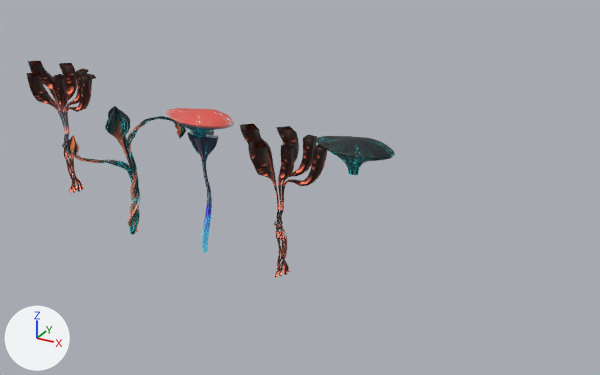
Renders of the Blender file blender/mushroom01.blend from each side of a commit.
Both versions are drawn from a 50 mm camera at (6.35, -10.92, 7.15) aimed at (0.17, 0.32, 1.53). Every picture has the same lights, and +X, +Y and +Z are marked at lower left.

The scene before the commit, as lines of its bpy script (objects in view):
```python
ob_beziercircle = bpy.data.objects.new('BezierCircle', cu_beziercircle)
ob_beziercircle.location = (0.0, 0.0, 0.0)
ob_beziercircle.scale = (0.314, 0.314, 0.314)
ob_beziercircle_001 = bpy.data.objects.new('BezierCircle.001', cu_beziercircle_001)
ob_beziercircle_001.location = (1.137, 0.0, 0.0)
ob_beziercircle_001.scale = (0.314, 0.314, 0.314)
ob_beziercurve = bpy.data.objects.new('BezierCurve', cu_beziercurve)
ob_beziercurve.location = (0.0, 0.0, 0.0)
ob_beziercurve_001 = bpy.data.objects.new('BezierCurve.001', cu_beziercurve_001)
ob_beziercurve_001.location = (0.452, 0.0, 0.0)
ob_beziercurve_001.rotation_euler = (1.571, 1.571, 0.0)  # degrees (90, 90, 0)
ob_beziercurve_001.scale = (0.829, 0.829, 0.829)
ob_beziercurve_002 = bpy.data.objects.new('BezierCurve.002', cu_beziercurve_002)
ob_beziercurve_002.location = (1.32, -0.03, 0.75)
ob_beziercurve_002.scale = (0.684, 0.684, 0.684)
ob_mushroom01 = bpy.data.objects.new('mushroom01', me_beziercurve)
ob_mushroom01.location = (-1.61, 0.0, 0.0)
ob_mushroom02 = bpy.data.objects.new('mushroom02', me_beziercurve_001)
ob_mushroom02.location = (-3.25, 0.0, 0.0)
# also in view: 'mushroom03' at (-4.97, 0.17, 1.59)
```
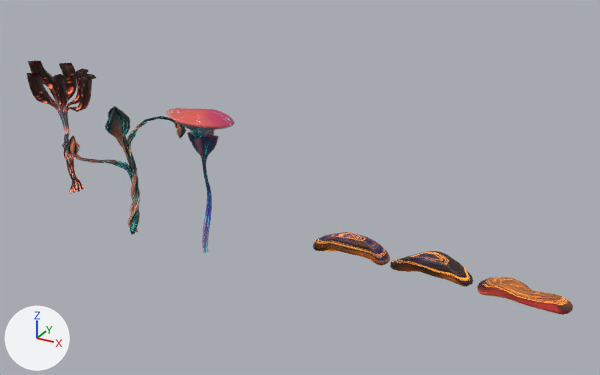
Commit message: more mushroom assets

Location of each change, [x1, y1, x2, y2] in pixels of the pictures (600 x 375 px):
'BezierCurve', hidden: before [240, 124, 330, 277]
'wallMushroom03', added: after [477, 276, 573, 315]
'BezierCurve.002', hidden: before [316, 136, 395, 175]
'wallMushroom02', added: after [390, 251, 473, 287]
'wallMushroom01', added: after [313, 232, 390, 265]
part 1 of me_beziercurve, cut back: before [166, 108, 235, 253]; after [166, 108, 234, 252]

What changed in the scene script:
```text
Add mat_emissivemushroom4:
    mat_emissivemushroom4 = bpy.data.materials.new('EmissiveMushroom4')
    # colours: orange #ff9b32
    # uses the picture img_mushroom_patterns_emissive_png
Change me_beziercurve:
    remove me_beziercurve.from_pydata(...)  # 7104 vertices, 6912 faces; spans x -0.59..0.69, y -0.47..0.4, z -0.01..2.74
    add me_beziercurve.from_pydata(...)  # 1164 vertices, 1733 faces; spans x -0.59..0.69, y -0.47..0.4, z -0.01..2.74
    me_beziercurve part 1: 66 vertices moved within x -0.18..0.33, y -0.45..0.33, z 0.0..2.72; 6576 vertices removed from x -0.59..0.69, y -0.47..0.4, z -0.01..2.73; 636 vertices added at x -0.59..0.69, y -0.46..0.4, z 0.06..2.73
Change cu_beziercurve_002:
    where _sp = cu_beziercurve_002.splines.new('BEZIER'); _sp.bezier_points.add(1)
    remove _sp.bezier_points.foreach_set('co', [-0.0193, 0.0, 2.876, 0.0, 0.0, 2.046])
    remove _sp.bezier_points.foreach_set('handle_left', [-0.155, 0.0, 3.57, -0.0486, -0.0294, 2.697])
    remove _sp.bezier_points.foreach_set('handle_right', [0.0258, 0.0, 2.646, 0.0743, 0.045, 1.049])
    add _sp.bezier_points.foreach_set('co', [-0.0728, 0.107, 0.397, -0.0536, 0.107, -0.183])
    add _sp.bezier_points.foreach_set('handle_left', [-0.169, 0.107, 1.091, -0.0665, 0.0771, 0.106])
    add _sp.bezier_points.foreach_set('handle_right', [-0.0408, 0.107, 0.166, -0.00903, 0.208, -1.177])
    remove cu_beziercurve_002.materials.append(mat_emissivemushroom2)
    add cu_beziercurve_002.materials.append(mat_emissivemushroom4)
Change cu_beziercircle_001:
    where _sp = cu_beziercircle_001.splines.new('BEZIER'); _sp.bezier_points.add(7)
    remove _sp.bezier_points.foreach_set('co', [0.0, -1.457, 0.0, -0.827, -0.807, 0.0, -1.0, 0.0199, 0.0, -0.827, 0.807, 0.0, 0.0, 1.497, 0.0, 0.787, 0.807, 0.0, 1.0, 0.0199, 0.0, 0.787, -0.807, 0.0])
    remove _sp.bezier_points.foreach_set('handle_left', [0.398, -1.452, 0.0, -0.586, -1.048, 0.0, -1.002, -0.31, 0.0, -0.99, 0.538, 0.0, -0.42, 1.502, 0.0, 0.571, 1.153, 0.0, 0.998, 0.338, 0.0, 0.966, -0.525, 0.0])
    remove _sp.bezier_points.foreach_set('handle_right', [-0.411, -1.462, 0.0, -1.068, -0.566, 0.0, -0.998, 0.334, 0.0, -0.608, 1.166, 0.0, 0.409, 1.492, 0.0, 0.955, 0.537, 0.0, 1.002, -0.313, 0.0, 0.573, -1.143, 0.0])
    add _sp.bezier_points.foreach_set('co', [0.294, -1.457, 0.0, -0.827, -0.807, 0.0, -1.0, 0.0199, 0.0, -0.827, 0.807, 0.0, 0.294, 1.497, 0.0, 0.294, 0.807, 0.0, 0.294, 0.0199, 0.0, 0.294, -0.807, 0.0])
    add _sp.bezier_points.foreach_set('handle_left', [0.513, -1.33, 0.0, -0.586, -1.048, 0.0, -1.002, -0.31, 0.0, -1.009, 0.55, 0.0, -0.155, 1.747, 0.0, 0.294, 1.076, 0.0, 0.294, 0.327, 0.0, 0.294, -0.484, 0.0])
    add _sp.bezier_points.foreach_set('handle_right', [-0.145, -1.709, 0.0, -1.068, -0.566, 0.0, -0.998, 0.334, 0.0, -0.529, 1.225, 0.0, 0.529, 1.365, 0.0, 0.294, 0.5, 0.0, 0.294, -0.303, 0.0, 0.294, -1.061, 0.0])
Change cu_beziercurve_003:
    remove _sp.bezier_points.foreach_set('co', [-2.917, 0.0, 0.0, -1.874, 2.017, 0.0, -1.013, 1.1, 0.0, -0.0309, 0.255, 0.0])
    remove _sp.bezier_points.foreach_set('handle_left', [-2.924, -0.707, 0.0, -2.082, 2.157, 0.0, -1.222, 1.416, 0.0, -0.281, 0.255, 0.0])
    remove _sp.bezier_points.foreach_set('handle_right', [-2.906, 1.114, 0.0, -1.667, 1.877, 0.0, -0.573, 0.435, 0.0, 0.969, 0.255, 0.0])
    remove for _p, _l, _r in zip(_sp.bezier_points, ['ALIGNED', 'ALIGNED', 'ALIGNED', 'ALIGNED'], ['ALIGNED', 'ALIGNED', 'ALIGNED', 'ALIGNED']): _p.handle_left_type = _l; _p.handle_right_type = _r
    _sp: cu_beziercurve_003.splines.new('BEZIER'); _sp.bezier_points.add(3) -> cu_beziercurve_003.splines.new('BEZIER'); _sp.bezier_points.add(2)
    add _sp.bezier_points.foreach_set('co', [-1.845, 0.0, 0.0, -0.802, 2.017, 0.0, -0.579, -1.283, 0.0])
    add _sp.bezier_points.foreach_set('handle_left', [-1.852, -0.707, 0.0, -1.01, 2.157, 0.0, -0.541, -0.674, 0.0])
    add _sp.bezier_points.foreach_set('handle_right', [-1.834, 1.114, 0.0, -0.595, 1.877, 0.0, -0.642, -2.281, 0.0])
    add for _p, _l, _r in zip(_sp.bezier_points, ['ALIGNED', 'ALIGNED', 'ALIGNED'], ['ALIGNED', 'ALIGNED', 'ALIGNED']): _p.handle_left_type = _l; _p.handle_right_type = _r
Change ob_beziercurve:
    add ob_beziercurve.hide_set(True)
Change ob_beziercircle:
    add ob_beziercircle.hide_set(True)
Change ob_beziercurve_001:
    add ob_beziercurve_001.hide_set(True)
Change ob_beziercurve_002:
    add ob_beziercurve_002.hide_set(True)
Change ob_beziercircle_001:
    add ob_beziercircle_001.hide_set(True)
Add ob_wallmushroom03:
    ob_wallmushroom03 = bpy.data.objects.new('wallMushroom03', me_beziercurve_007)  # 2305 vertices, 2304 faces; spans x -1.04..1.02, y -0.2..0.65, z -0.15..0.26; modifiers DECIMATE
    ob_wallmushroom03.location = (4.14, -0.03, 0.75)
    ob_wallmushroom03.scale = (0.684, 0.684, 0.684)
Add ob_wallmushroom02:
    ob_wallmushroom02 = bpy.data.objects.new('wallMushroom02', me_beziercurve_005)  # 2264 vertices, 2304 faces; spans x -1.03..0.95, y -0.16..0.84, z -0.11..0.39; modifiers DECIMATE
    ob_wallmushroom02.location = (2.7, -0.03, 0.75)
    ob_wallmushroom02.scale = (0.684, 0.684, 0.684)
Add ob_wallmushroom01:
    ob_wallmushroom01 = bpy.data.objects.new('wallMushroom01', me_beziercurve_004)  # 2305 vertices, 2304 faces; spans x -1.03..0.94, y -0.16..0.79, z -0.12..0.41; modifiers DECIMATE
    ob_wallmushroom01.location = (1.32, -0.03, 0.75)
    ob_wallmushroom01.scale = (0.684, 0.684, 0.684)
```
